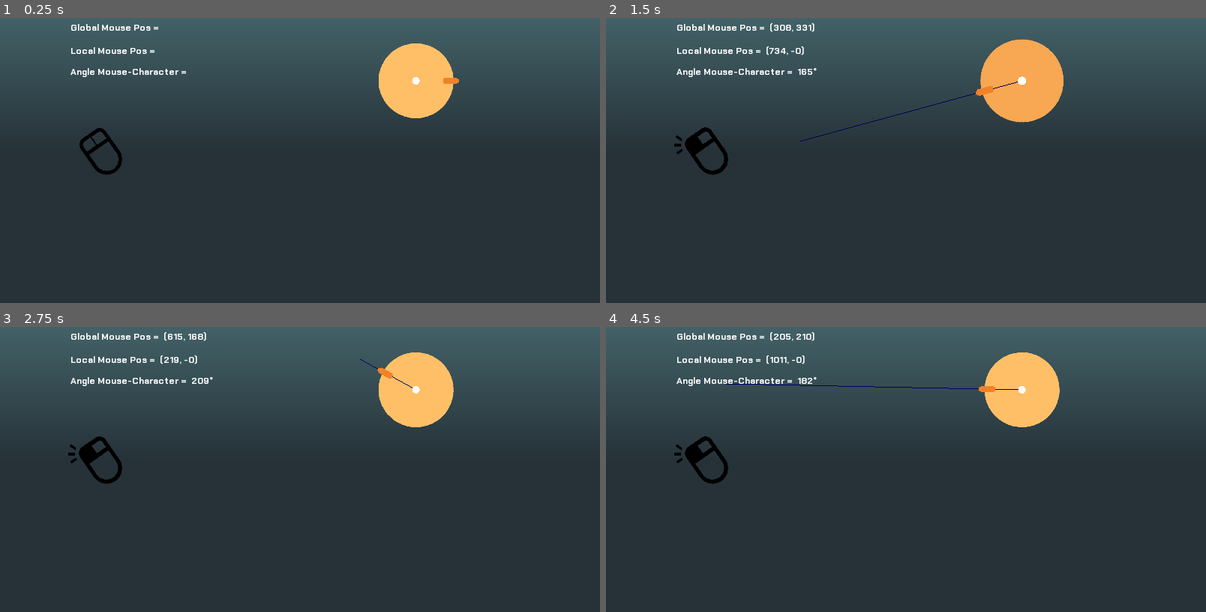
Above: before the commit, frames 1-4 (two rows, left to right).
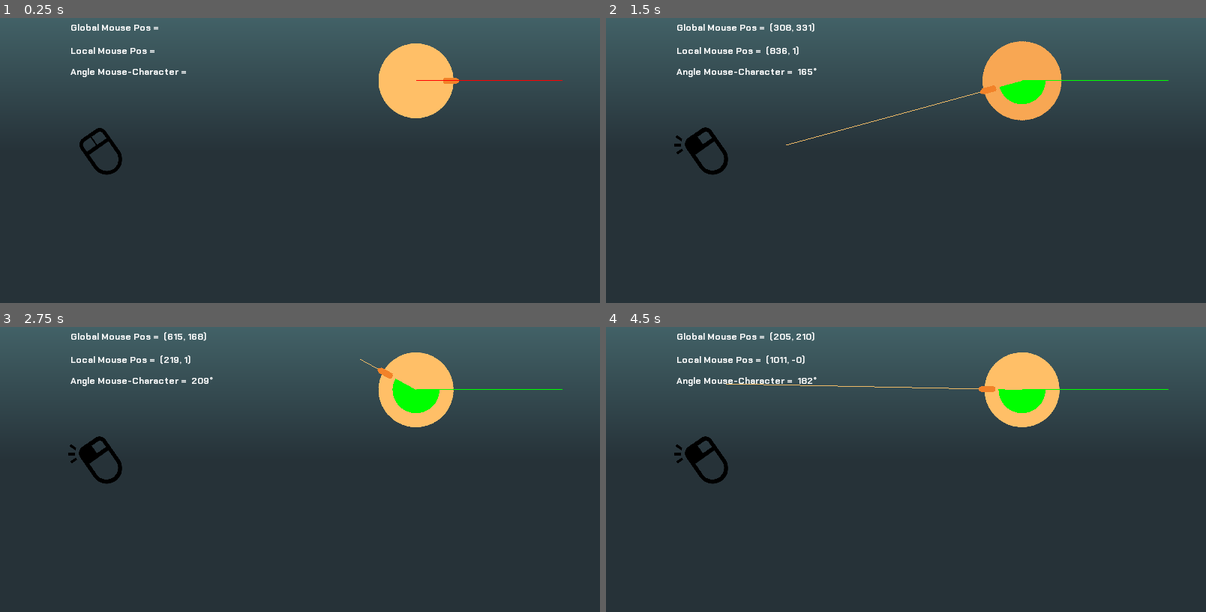
Above: after the commit, the same moments.

Repository: crystal-bit/mouse-input
Game: Godot game, scene res://InputMappingTutorial.tscn
Two runs of this game, one before a commit and one after it. Both use one fixed random seed, a clock stepped at 60 frames per second and the inputs below.
Inputs (mouse positions are in pixels of both pictures, inside the frame that each line leads up to):
- Up to frame 1 (0.25 s): no input
- Up to frame 2 (1.5 s): tap Enter at 0.5 s; move the mouse to (1020, 80) at 0.52 s; press the mouse at (1020, 80) at 0.53 s; hold Right 0.53-1.28 s; move the mouse to (786, 146) at 1.27 s; release the mouse at (786, 146) at 1.28 s; hold Down from 1.28 s (still down); right-click (786, 146) at 1.35 s; click (786, 146) at 1.42 s
- Up to frame 3 (2.75 s): tap Space at 2 s; move the mouse to (360, 358) at 2.02 s; release Down at 2.03 s; press the mouse at (360, 358) at 2.03 s; hold Right from 2.03 s (still down)
- Up to frame 4 (4.5 s): tap Enter at 2.75, 4.25 s; move the mouse to (876, 506) at 2.77 s; release Right at 2.78 s; release the mouse at (876, 506) at 2.78 s; hold Up 2.78-3.53 s; right-click (876, 506) at 2.85 s; click (876, 506) at 2.92 s; tap Space at 3.5 s; move the mouse to (1086, 489) at 3.52 s; press the mouse at (1086, 489) at 3.53 s; hold Left from 3.53 s (still down); move the mouse to (726, 384) at 4.27 s; release the mouse at (726, 384) at 4.28 s; right-click (726, 384) at 4.35 s; click (726, 384) at 4.42 s

The runs differ from the first frame. In frame 1, less than 0.1% of the frame differs, in the area x 68-94%, y 20-24%; in frame 2, 1.1%, in the area x 27-94%, y 7-45%; in frame 3, 0.7%; in frame 4, 0.7%.

Commit message:
Add back the angle visualization node

Diff:
--- a/Character.gd
+++ b/Character.gd
@@ -38,7 +38,7 @@
 func _draw():
 	if mouse_pressed:
 		print(get_local_mouse_position().ceil().y)
-		draw_line(Vector2(), get_local_mouse_position(), Color.blue)
+		draw_line(Vector2(), get_local_mouse_position(), Color.aliceblue)
 
 	if draw_axis:
 		draw_line(Vector2(), Vector2(500, 0), Color.red)
--- a/InputMappingTutorial.tscn
+++ b/InputMappingTutorial.tscn
@@ -1,11 +1,12 @@
-[gd_scene load_steps=14 format=2]
+[gd_scene load_steps=15 format=2]
 
 [ext_resource path="res://GUIControls.gd" type="Script" id=1]
 [ext_resource path="res://assets/font/Chakra_Petch/ChakraPetch-Bold.ttf" type="DynamicFontData" id=2]
-[ext_resource path="res://assets/white-circle.png" type="Texture" id=3]
-[ext_resource path="res://Character.gd" type="Script" id=4]
+[ext_resource path="res://Character.gd" type="Script" id=3]
+[ext_resource path="res://assets/white-circle.png" type="Texture" id=4]
 [ext_resource path="res://assets/tip.png" type="Texture" id=5]
 [ext_resource path="res://mouse/Mouse.tscn" type="PackedScene" id=6]
+[ext_resource path="res://AngleIndicator.gd" type="Script" id=7]
 
 [sub_resource type="Gradient" id=1]
 offsets = PoolRealArray( 0.167742, 0.567742 )
@@ -23,7 +24,7 @@
 [sub_resource type="Animation" id=5]
 length = 0.3
 tracks/0/type = "value"
-tracks/0/path = NodePath(".:scale")
+tracks/0/path = NodePath("Sprite:scale")
 tracks/0/interp = 1
 tracks/0/loop_wrap = true
 tracks/0/imported = false
@@ -32,10 +33,10 @@
 "times": PoolRealArray( 0, 0.1, 0.3 ),
 "transitions": PoolRealArray( 1, 1.41421, 1 ),
 "update": 0,
-"values": [ Vector2( 0.5, 0.5 ), Vector2( 0.6, 0.6 ), Vector2( 0.55, 0.55 ) ]
+"values": [ Vector2( 1, 1 ), Vector2( 1.1, 1.1 ), Vector2( 1.05, 1.05 ) ]
 }
 tracks/1/type = "value"
-tracks/1/path = NodePath(".:self_modulate")
+tracks/1/path = NodePath("Sprite:self_modulate")
 tracks/1/interp = 1
 tracks/1/loop_wrap = true
 tracks/1/imported = false
@@ -52,7 +53,7 @@
 length = 0.8
 loop = true
 tracks/0/type = "value"
-tracks/0/path = NodePath(".:scale")
+tracks/0/path = NodePath("Sprite:scale")
 tracks/0/interp = 1
 tracks/0/loop_wrap = true
 tracks/0/imported = false
@@ -61,10 +62,10 @@
 "times": PoolRealArray( 0, 0.4, 0.8 ),
 "transitions": PoolRealArray( 1, 1.41421, 1.41421 ),
 "update": 0,
-"values": [ Vector2( 0.55, 0.55 ), Vector2( 0.57, 0.57 ), Vector2( 0.55, 0.55 ) ]
+"values": [ Vector2( 1.05, 1.05 ), Vector2( 1.1, 1.1 ), Vector2( 1.05, 1.05 ) ]
 }
 tracks/1/type = "value"
-tracks/1/path = NodePath(".:self_modulate")
+tracks/1/path = NodePath("Sprite:self_modulate")
 tracks/1/interp = 1
 tracks/1/loop_wrap = true
 tracks/1/imported = false
@@ -79,7 +80,7 @@
 [sub_resource type="Animation" id=7]
 length = 0.3
 tracks/0/type = "value"
-tracks/0/path = NodePath(".:scale")
+tracks/0/path = NodePath("Sprite:scale")
 tracks/0/interp = 1
 tracks/0/loop_wrap = true
 tracks/0/imported = false
@@ -88,10 +89,10 @@
 "times": PoolRealArray( 0, 0.1, 0.3 ),
 "transitions": PoolRealArray( 1, 1.41421, 1 ),
 "update": 0,
-"values": [ Vector2( 0.55, 0.55 ), Vector2( 0.6, 0.6 ), Vector2( 0.5, 0.5 ) ]
+"values": [ Vector2( 1.05, 1.05 ), Vector2( 1.1, 1.1 ), Vector2( 1, 1 ) ]
 }
 tracks/1/type = "value"
-tracks/1/path = NodePath(".:self_modulate")
+tracks/1/path = NodePath("Sprite:self_modulate")
 tracks/1/interp = 1
 tracks/1/loop_wrap = true
 tracks/1/imported = false
@@ -203,15 +204,14 @@
 self_modulate = Color( 1, 0.752941, 0.407843, 1 )
 position = Vector2( 710, 220 )
 scale = Vector2( 0.5, 0.5 )
-texture = ExtResource( 3 )
-script = ExtResource( 4 )
+script = ExtResource( 3 )
 __meta__ = {
 "_edit_group_": true
 }
 
-[node name="white-circle" type="Sprite" parent="Character"]
-scale = Vector2( 0.1, 0.1 )
-texture = ExtResource( 3 )
+[node name="Sprite" type="Sprite" parent="Character"]
+self_modulate = Color( 1, 0.752941, 0.407843, 1 )
+texture = ExtResource( 4 )
 
 [node name="Area2D" type="Area2D" parent="Character"]
 editor/display_folded = true
@@ -232,9 +232,14 @@
 anims/squash-loop = SubResource( 6 )
 anims/squash-out = SubResource( 7 )
 
-[node name="MouseIcon" parent="." instance=ExtResource( 6 )]
+[node name="MouseInputOverlay" parent="." instance=ExtResource( 6 )]
 position = Vector2( 160, 340 )
 scale = Vector2( 0.4, 0.4 )
+
+[node name="AngleIndicator" type="Node2D" parent="."]
+script = ExtResource( 7 )
+characterPath = NodePath("../Character")
+draw_angle = true
 
 [connection signal="angle_changed" from="Character" to="GUIControls" method="_on_Character_angle_changed"]
 [connection signal="mouse_entered" from="Character/Area2D" to="Character" method="_on_Area2D_mouse_entered"]
